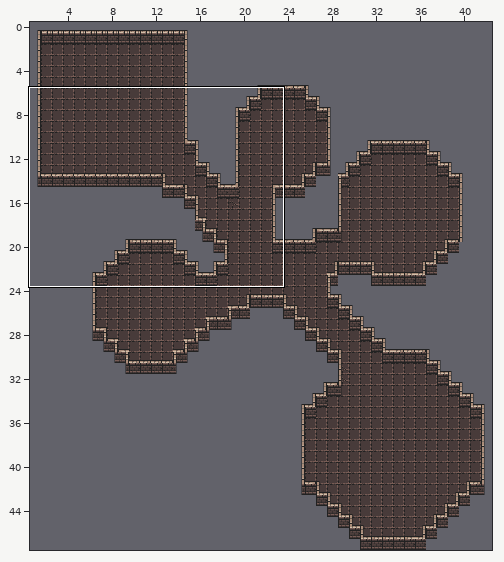
Tiled map (JSON) -- 2Phishy/image-display-app/public/phaser-assets/tilemaps/tilesets/SFB-level.tmj. The picture above shows the old version from afar; the outline marks the close-up.
Close-up. As it was:
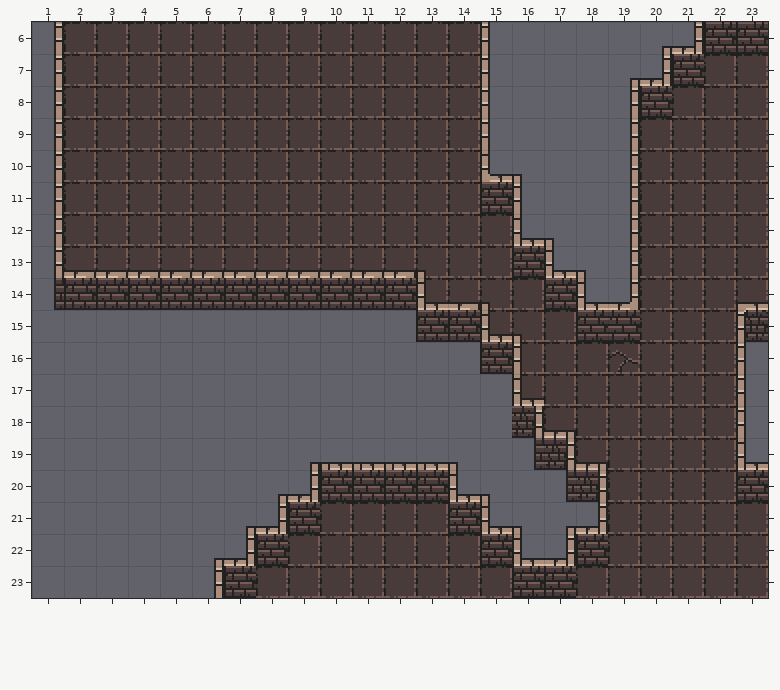
Cells are 16x16 px. Shown: x 1..23, y 6..23.
The same view after the edit:
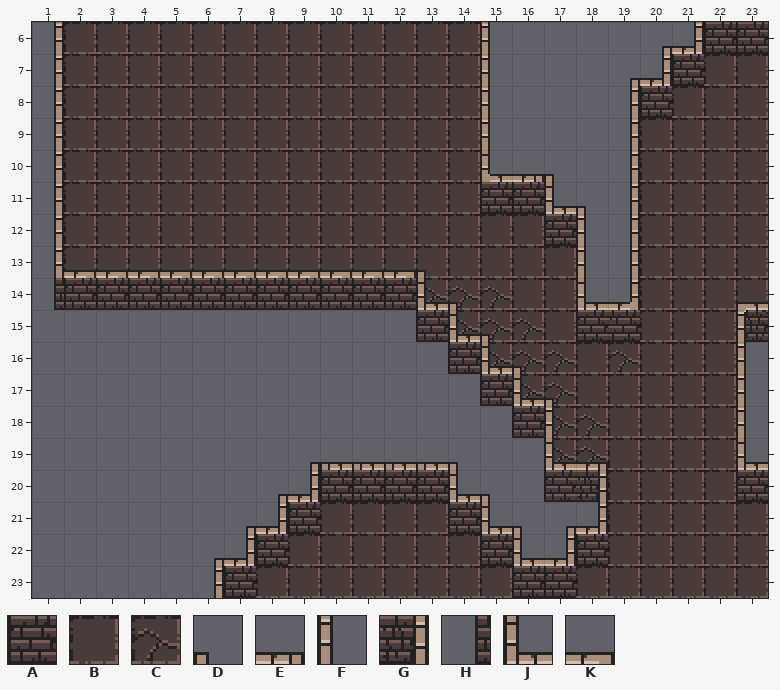
Key: from "d-16-16": A 33, B 129, C 130, D 225, E 227, F 257, G 259, H 288, J 290, K 324.
_ is an empty cell, . an unchanged one.
What changed:
--- layer "Floor"
@@ x 13..18 @@
-12 ..._..
-13 ...__.
-14 BBB._.
-15 ._BB..
-16 .._BB.
-17 ...BB.
-18 ....BB
-19 ...._B
+12 ...B..
+13 ...BB.
+14 CCC.B.
+15 .CCC..
+16 ..CCC.
+17 ...CC.
+18 ....CC
+19 ....CC
--- layer "Walls"
@@ x 14..18 @@
-10 ..D_.
-11 ..F__
-12 ..JD_
-13 ..AJD
-14 KD.A.
-15 AJD..
-16 _AF..
-17 ._._.
-18 ..GE.
-19 ..HG.
-20 ...H.
+10 ..ED.
+11 ..AJD
+12 .._AF
+13 ..__F
+14 D_._.
+15 JD_..
+16 AJD..
+17 .A.D.
+18 ..AF.
+19 .._J.
+20 ...A.
Pixel boxes of the changes (left, top, right, bottom) in both close-ups:
changed: (426, 174, 606, 502)
